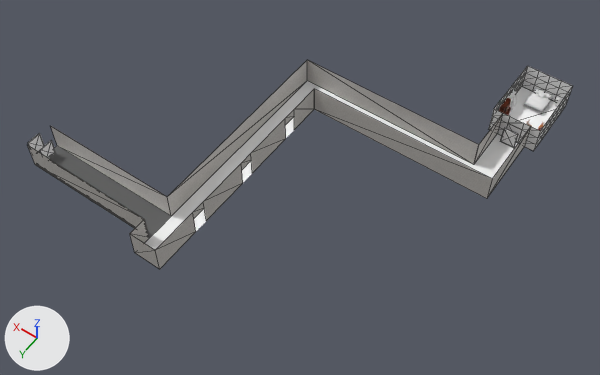
A saved change to the glTF model assets/levels/level_1.glb.
One viewpoint serves both versions: a 50 mm camera at (-29.9, 122.1, 126.0) aimed at (29.3, 39.3, -4.2). Lighting does not change. The marker at lower left points along +X, +Y and +Z. The picture after the commit comes second. Mesh edges are drawn as thin lines on the coarser meshes. Where no turn or scale is listed for an object, it has been applied to the vertices.
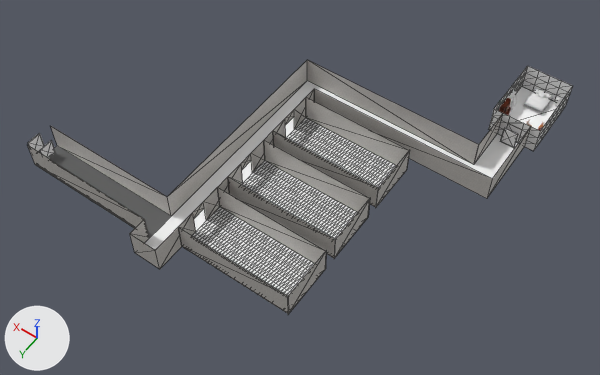
Where the newer file only moved an object's origin or applied its transform, the numbers keep the older frame.

What changed in the scene script:
```text
Add ob_plane_037:
    ob_plane_037 = bpy.data.objects.new('Plane.037', me_plane_031)  # 4 vertices, 2 faces; spans x 13.0..37.0, y 54.5, z 0.0..6.0; in mat_material_034 (picture img_start_corridor_wall)
    ob_plane_037.location = (0.0, 0.0, 0.0)
Add ob_plane_036:
    ob_plane_036 = bpy.data.objects.new('Plane.036', me_plane_030)  # 4 vertices, 2 faces; spans x 13.0..37.0, y 65.5, z 0.0..6.0; in mat_material_033 (picture img_start_corridor_wall)
    ob_plane_036.location = (0.0, 0.0, 0.0)
Add ob_plane_035:
    ob_plane_035 = bpy.data.objects.new('Plane.035', me_plane_029)  # 4 vertices, 2 faces; spans x 13.0, y 54.27..65.77, z 0.0..6.0; in mat_material_032 (picture img_start_corridor_wall)
    ob_plane_035.location = (0.0, 0.0, 0.0)
Add ob_plane_034:
    ob_plane_034 = bpy.data.objects.new('Plane.034', me_mesh_33_003)  # 287 vertices, 480 faces; spans x 13.0..37.0, y 54.5..65.5, z 0.0; in mat_material_31_003 (white #ffffff)
    ob_plane_034.location = (0.0, 0.0, 0.0)
Add ob_plane_030:
    ob_plane_030 = bpy.data.objects.new('Plane.030', me_plane_025)  # 4 vertices, 2 faces; spans x 13.0..37.0, y 40.5, z 0.0..6.0; in mat_material_028 (picture img_start_corridor_wall)
    ob_plane_030.location = (0.0, 0.0, 0.0)
Add ob_plane_029:
    ob_plane_029 = bpy.data.objects.new('Plane.029', me_plane_024)  # 4 vertices, 2 faces; spans x 13.0..37.0, y 51.5, z 0.0..6.0; in mat_material_027 (picture img_start_corridor_wall)
    ob_plane_029.location = (0.0, 0.0, 0.0)
Add ob_plane_028:
    ob_plane_028 = bpy.data.objects.new('Plane.028', me_plane_023)  # 4 vertices, 2 faces; spans x 13.0, y 40.25..51.75, z 0.0..6.0; in mat_material_019 (picture img_start_corridor_wall)
    ob_plane_028.location = (0.0, 0.0, 0.0)
Add ob_plane_027:
    ob_plane_027 = bpy.data.objects.new('Plane.027', me_mesh_33_002)  # 287 vertices, 480 faces; spans x 13.0..37.0, y 40.5..51.5, z 0.0; in mat_material_31_002 (white #ffffff)
    ob_plane_027.location = (0.0, 0.0, 0.0)
Add ob_plane_026:
    ob_plane_026 = bpy.data.objects.new('Plane.026', me_mesh_33_001)  # 287 vertices, 480 faces; spans x 13.0..37.0, y 26.5..37.5, z 0.0; in mat_material_31_001 (white #ffffff)
    ob_plane_026.location = (0.0, 0.0, 0.0)
Add ob_plane_025:
    ob_plane_025 = bpy.data.objects.new('Plane.025', me_plane_022)  # 4 vertices, 2 faces; spans x 13.0, y 26.27..37.77, z 0.0..6.0; in mat_material_018 (picture img_start_corridor_wall)
    ob_plane_025.location = (0.0, 0.0, 0.0)
Add ob_plane_024:
    ob_plane_024 = bpy.data.objects.new('Plane.024', me_plane_021)  # 4 vertices, 2 faces; spans x 13.0..37.0, y 37.5, z 0.0..6.0; in mat_material_017 (picture img_start_corridor_wall)
    ob_plane_024.location = (0.0, 0.0, 0.0)
Add ob_plane_023:
    ob_plane_023 = bpy.data.objects.new('Plane.023', me_plane_016)  # 4 vertices, 2 faces; spans x 13.0..37.0, y 26.5, z 0.0..6.0; in mat_material_008 (picture img_start_corridor_wall)
    ob_plane_023.location = (0.0, 0.0, 0.0)
```

Location of each change, [x1, y1, x2, y2] in pixels of the pictures (600 x 375 px):
'Plane.034', added
    after: [192, 207, 314, 296]
'Plane.027', added
    after: [242, 161, 358, 239]
'Plane.026', added
    after: [287, 118, 396, 188]
'Plane.023', added
    after: [306, 98, 409, 166]
'Plane.030', added
    after: [264, 141, 369, 212]
'Plane.037', added
    after: [217, 187, 325, 264]
'Plane.036', added
    after: [178, 228, 288, 313]
'Plane.029', added
    after: [228, 177, 335, 258]
'Plane.024', added
    after: [273, 131, 378, 207]
'Plane.035', added
    after: [287, 251, 326, 314]
'Plane.028', added
    after: [334, 198, 370, 258]
'Plane.025', added
    after: [375, 150, 410, 208]
